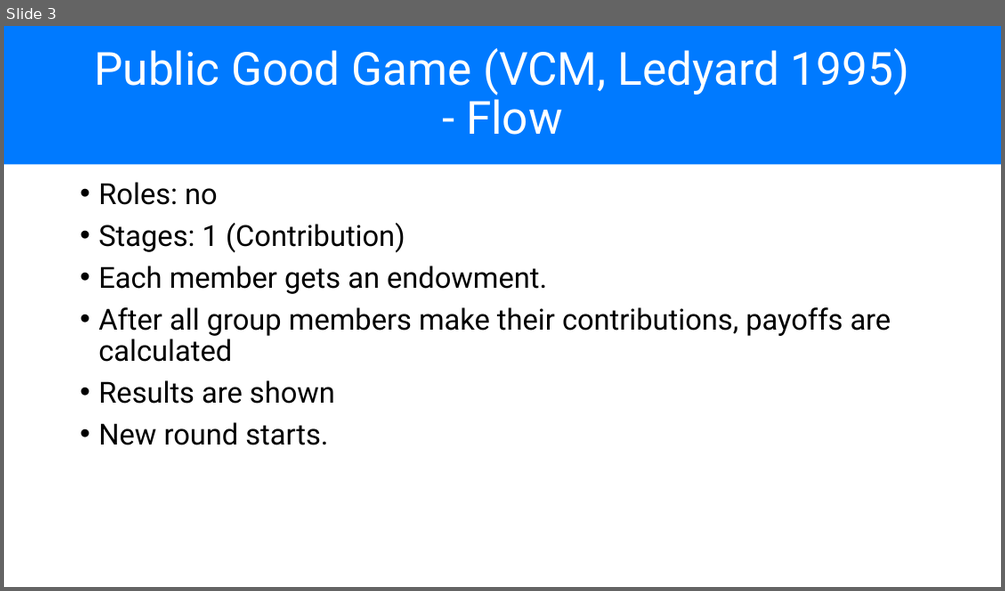
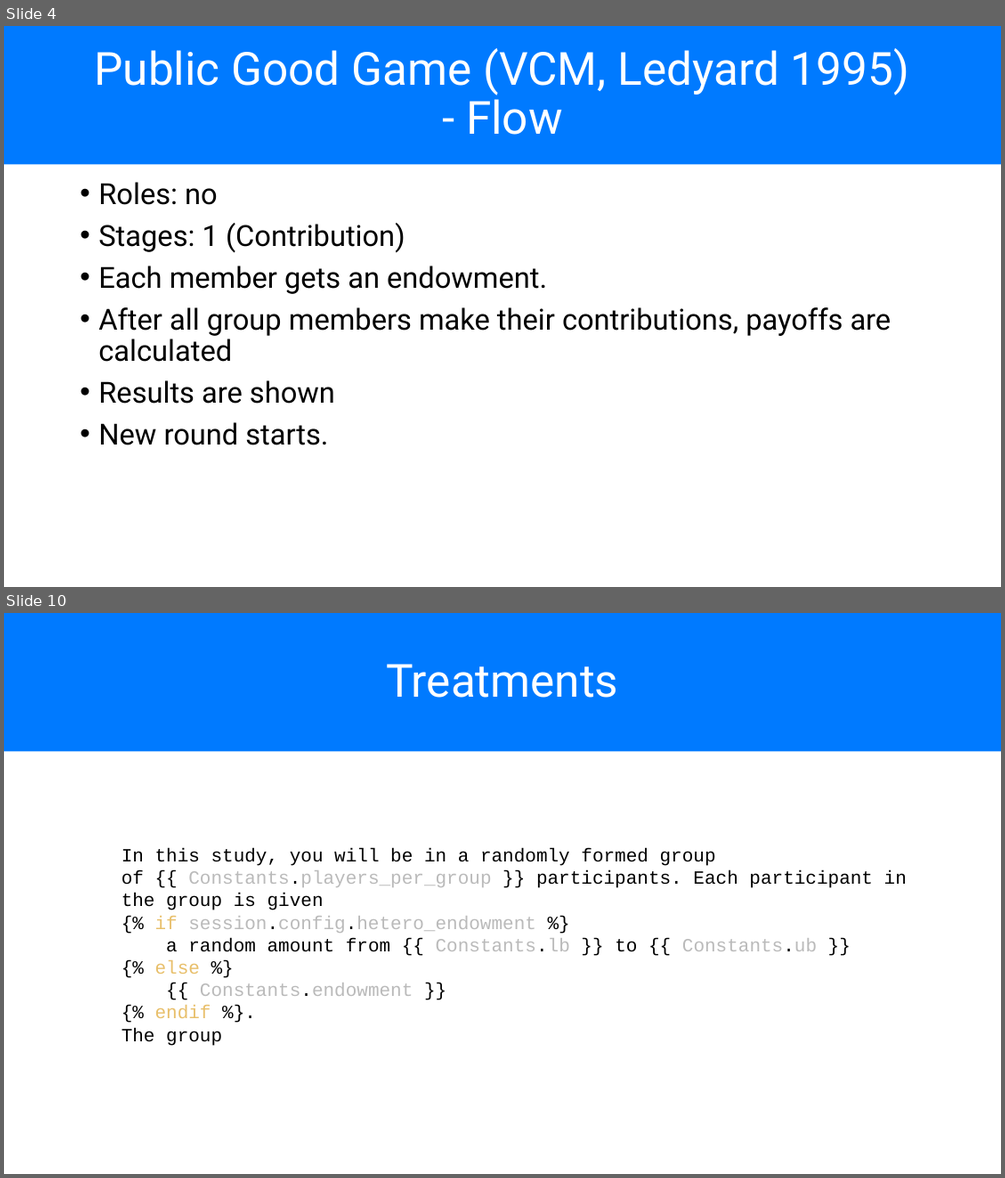
Before and after one commit to chapkovski/uncertainty-summer-school, a slide deck: presentations/frankfurt_july_2019 day3.pptx. Shown one above the other, each under a label of ours: slide 3 before the commit, slides 4 and 10 after it; the slides between them are not shown. The pictures are 1005x591 and 1005x1178 pixels, drawn with LibreOffice and Linux fonts; fonts in the diff are those of the drawing. Boxes give left, top, right and bottom in pixels: in the first picture for what was removed or moved away, otherwise in the second. Text is boxed around its words. In the diff, an @@ line names an element or a change of style, - is before the commit and + after.

```diff
--- a/presentations/frankfurt_july_2019 day3.pptx
+++ b/presentations/frankfurt_july_2019 day3.pptx
@@ slide 10 added at [4, 613, 1001, 1174], background #FFFFFF @@
@@ title added at [4, 613, 1001, 751], fill #007AFF, 44 pt, text #FFFFFF @@
+Treatments
@@ text added at [121, 848, 906, 1046], 18 pt, text #000000 @@
+In this study, you will be in a randomly formed group
+of {{ Constants.players_per_group }} participants. Each participant in
+the group is given
+{% if session.config.hetero_endowment %}
+a random amount from {{ Constants.lb }} to {{ Constants.ub }}
+{% else %}
+{{ Constants.endowment }}
+{% endif %}.
+The group
@@ what was slide 3 is now slide 4 @@
```
Also in this commit, not shown: 1 slide changed, 4 other slides added, 3 other files.
